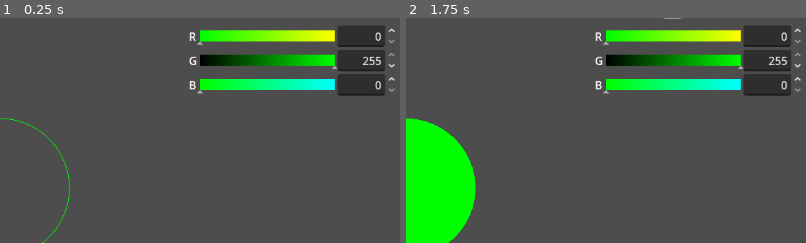
Above: before the commit, frames 1-2 (left to right).
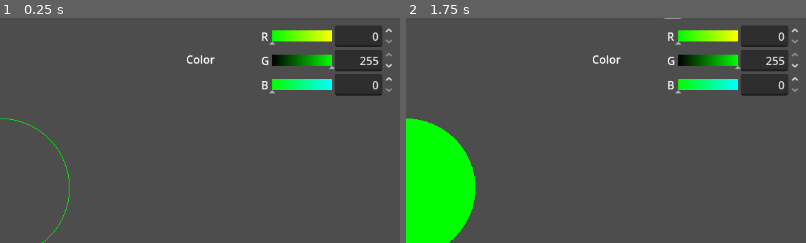
Above: after the commit, the same moments.

Repository: R2Road/godot_play_tool
Game: Godot game, scene res://test_helper/test_helper___circle.tscn
Same seed, same stepped clock (60 frames per second), same inputs: the game is played once before the commit and once after it. This scene is started directly instead of the project's main scene.
Inputs (mouse positions are % of the whole screen's width and height, from its top left):
- Up to frame 1 (0.25 s): no input
- Up to frame 2 (1.75 s): click (83, 10) at 0.5 s; tap Enter at 1.25 s; move the mouse to (72, 45) at 1.27 s; hold D from 1.28 s (still down); tap 1 at 1.35 s; click (72, 45) at 1.42 s; tap Space at 1.52 s
The pictures show only the part of the screen within x 50-100%, y 12-62%; the shares and areas given below are measured in that part.

The runs differ from the first frame. In frame 1, 5.6% of the frame differs, in the area x 46-99%, y 3-35%; in frame 2, 5.6%.
Error in both runs: Assertion failed. (res://addons/godot_play_tool/gdpt_global.gd:71)

Commit message:
update scene : test_helper___circle

Diff:
--- a/project/test_helper/test_helper___circle.tscn
+++ b/project/test_helper/test_helper___circle.tscn
@@ -10,7 +10,7 @@
 offset_y_slider = NodePath("CanvasLayer/GridContainer/Offset/OffsetY")
 radius_slider = NodePath("CanvasLayer/GridContainer/Radius/Radius")
 fill_checkbox = NodePath("CanvasLayer/GridContainer/Fill/Fill")
-color_picker = NodePath("CanvasLayer/GridContainer/ColorPicker")
+color_picker = NodePath("CanvasLayer/GridContainer/Color/ColorPicker")
 
 [node name="Camera2D" type="Camera2D" parent="."]
 
@@ -76,7 +76,15 @@
 [node name="Fill" type="CheckBox" parent="CanvasLayer/GridContainer/Fill"]
 layout_mode = 2
 
-[node name="ColorPicker" type="ColorPicker" parent="CanvasLayer/GridContainer"]
+[node name="Color" type="HBoxContainer" parent="CanvasLayer/GridContainer"]
+layout_mode = 2
+
+[node name="Label" type="Label" parent="CanvasLayer/GridContainer/Color"]
+custom_minimum_size = Vector2(100, 0)
+layout_mode = 2
+text = "Color"
+
+[node name="ColorPicker" type="ColorPicker" parent="CanvasLayer/GridContainer/Color"]
 custom_minimum_size = Vector2(200, 0)
 layout_mode = 2
 edit_alpha = false
